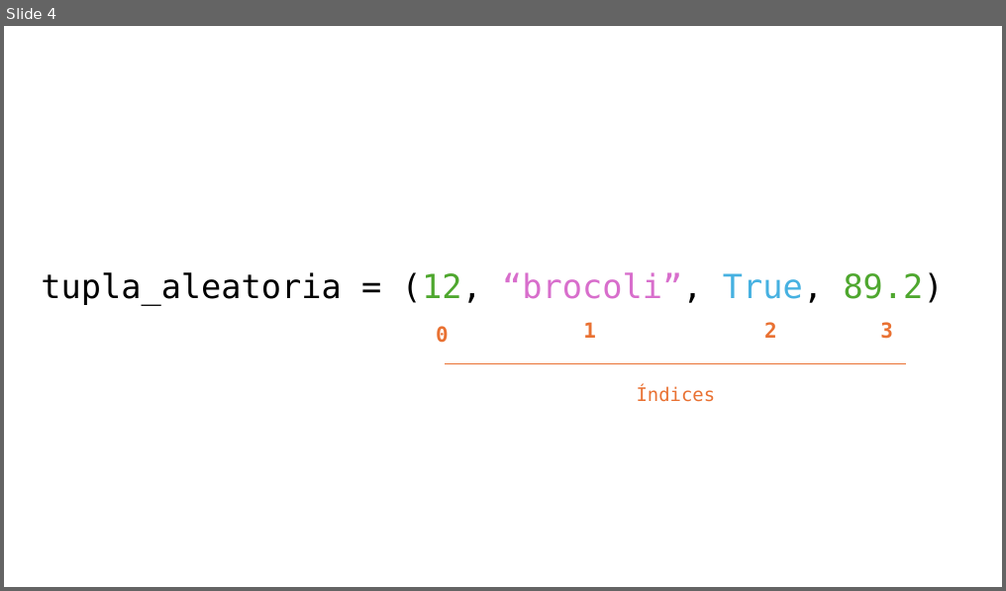
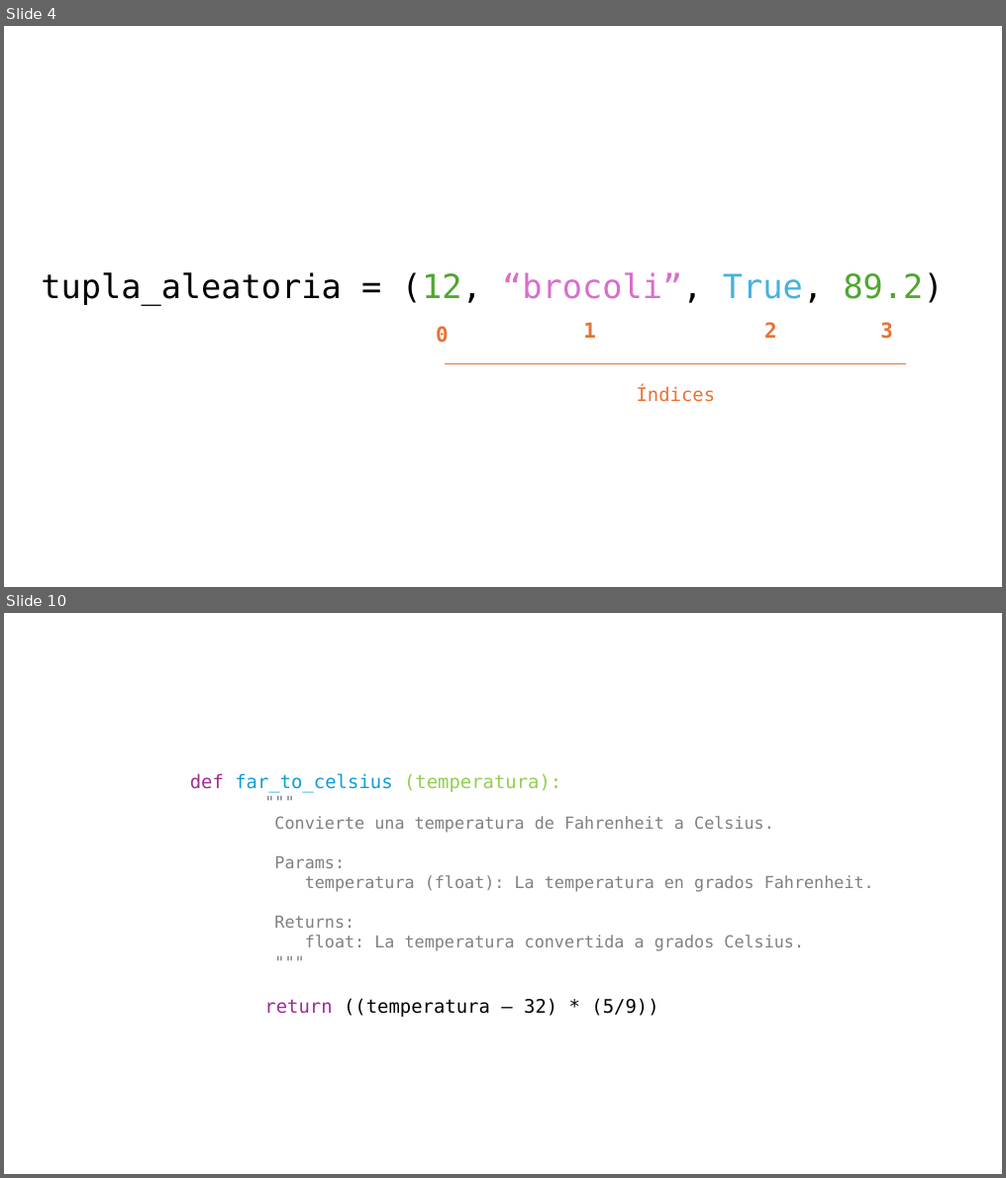
Before and after one commit to Hack-io-Data/Imagenes, a slide deck: 02-Imagenes/Python_básico/PowerPointImagenes.pptx. Shown one above the other, each under a label of ours: slide 4 before the commit, slides 4 and 10 after it; the slides between them are not shown. The pictures are 1006x591 and 1006x1178 pixels, drawn with LibreOffice and Linux fonts; fonts in the diff are those of the drawing. Boxes give left, top, right and bottom in pixels: in the first picture for what was removed or moved away, otherwise in the second. Text is boxed around its words. In the diff, an @@ line names an element or a change of style, - is before the commit and + after.

```diff
--- a/02-Imagenes/Python_básico/PowerPointImagenes.pptx
+++ b/02-Imagenes/Python_básico/PowerPointImagenes.pptx
@@ slide 10 added at (4, 613, 1002, 1174), background #FFFFFF @@
@@ text added at (190, 773, 874, 1017), 16 pt, text #808080 @@
+def far_to_celsius (temperatura):
+"""
+    Convierte una temperatura de Fahrenheit a Celsius.
+    Params:
+    temperatura (float): La temperatura en grados Fahrenheit.
+    Returns:
+    float: La temperatura convertida a grados Celsius.
+    """
+return ((temperatura – 32) * (5/9))
```
Also in this commit, not shown: 6 other slides added, 3 other files.
